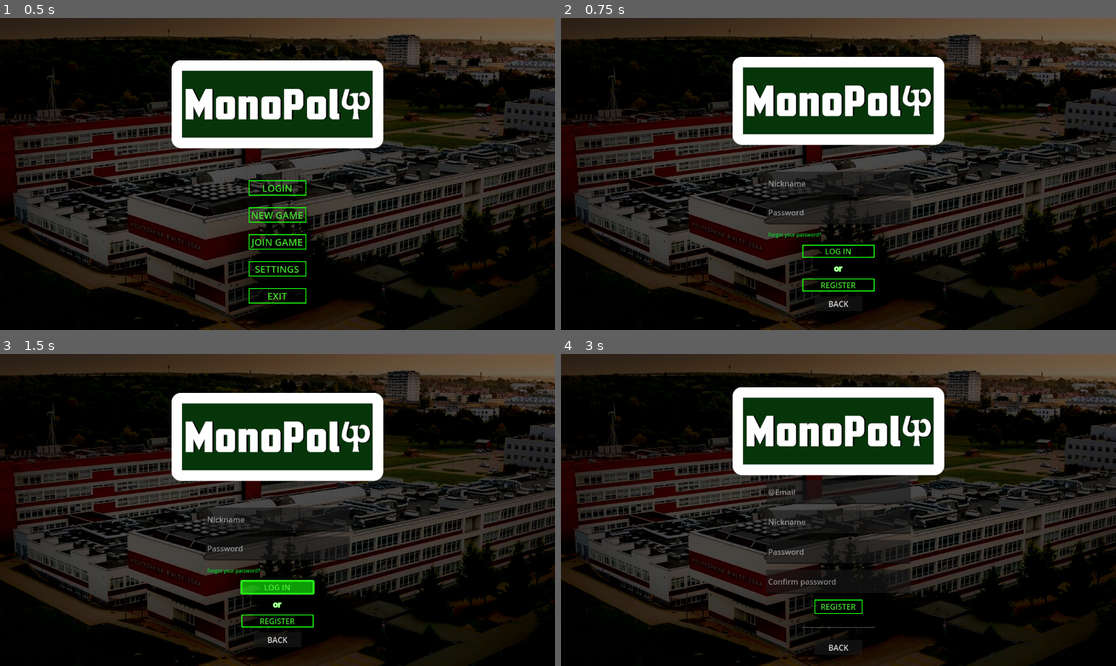
Above: before the commit, frames 1-4 (two rows, left to right).
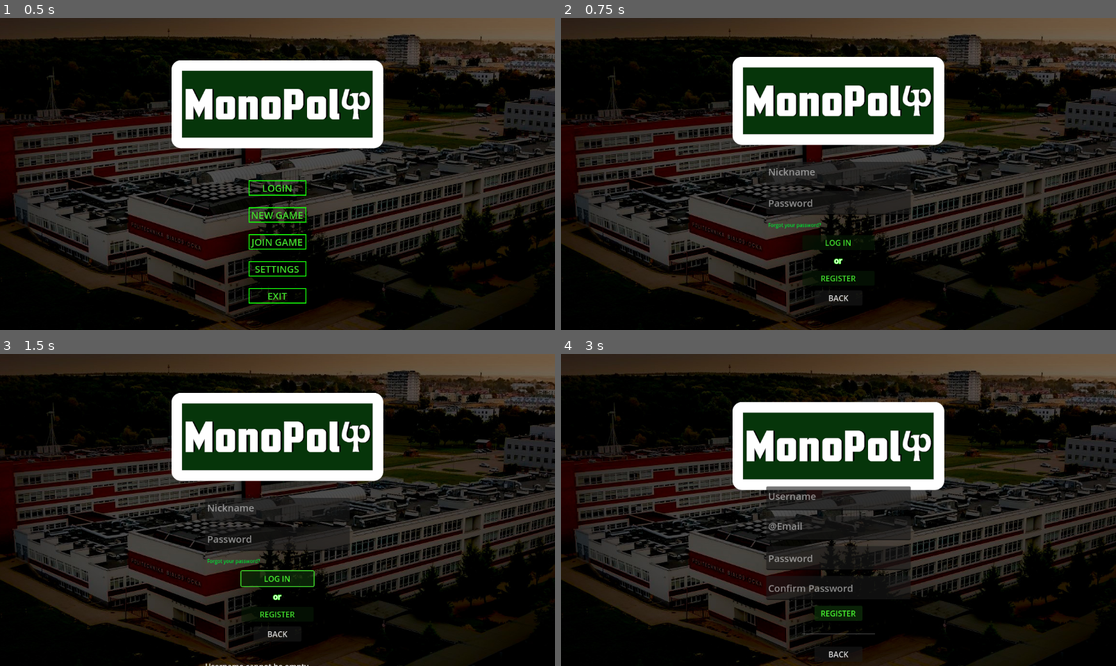
Above: after the commit, the same moments.

Repository: JakubKazimiruk46/Polyboard
Game: Godot game, scene res://scenes/main.menu/main_menu.tscn
The game is run twice, just before and just after one commit, with the same random seed, the same clock (stepped at 60 frames per second) and the same inputs.
Inputs:
- Up to frame 1 (0.5 s): no input
- Up to frame 2 (0.75 s): click "LOGIN" at 0.5 s
- Up to frame 3 (1.5 s): click "LOG IN" at 1.25 s
- Up to frame 4 (3 s): click "Forgot your password?" at 2 s; click "REGISTER" at 2.75 s

Frame 1 is identical in both runs. In frame 2, 1.8% of the frame differs, in the area x 37-63%, y 46-93%; in frame 3, 2.6%; in frame 4, 11%, in the area x 30-70%, y 10-98%.

Commit message:
Final fix
Źle branchowałem wcześniej

Diff:
--- a/polyboard.client/scenes/login/login.gd
+++ b/polyboard.client/scenes/login/login.gd
@@ -1,10 +1,18 @@
-class_name Login
 extends Control
 
+class_name Login
+
+#zmienne z przycisków
 @onready var back_button = $MarginContainer/HBoxContainer/VBoxContainer/back_button as Button
 @onready var register_button = $MarginContainer/HBoxContainer/VBoxContainer/register_button as Button
+@onready var username_input = $MarginContainer/HBoxContainer/VBoxContainer/username_input as TextEdit
+@onready var password_input = $MarginContainer/HBoxContainer/VBoxContainer/password_input as LineEdit
+@onready var login_button = $MarginContainer/HBoxContainer/VBoxContainer/login_button as Button
+@onready var error_label = $MarginContainer/HBoxContainer/VBoxContainer/error_label as Label
 @onready var register_menu = $register as Register
 @onready var margin_container = $MarginContainer as MarginContainer
+
+@onready var http_request = $HTTPRequest
 
 signal exit_login_menu
 
@@ -17,6 +25,51 @@
 	register_menu.set_process(true)
 	register_menu.visible = true
 
+func on_login_pressed() -> void:
+	error_label.text = ""
+
+	var username = username_input.text.strip_edges()
+	var password = password_input.text.strip_edges()
+
+	if username == "":
+		error_label.text = "Username cannot be empty."
+		return
+	if password == "":
+		error_label.text = "Password cannot be empty."
+		return
+
+	var login_data = {
+		"UserName": username,
+		"Password": password
+	}
+
+	var json = JSON.new()
+	var json_data = json.stringify(login_data)
+	#TODO zmienić URL!
+	var url = "http://localhost:5000/login"
+	var headers = ["Content-Type: application/json"]
+	var error = http_request.request("http://localhost:5000/login", headers, HTTPClient.METHOD_POST, json_data)
+
+	if error != OK:
+		error_label.text = "Failed to send request."
+		print("Error sending request: ", error)
+
+func _on_request_completed(result: int, response_code: int, headers: Array, body: Array):
+	var response_text = body
+	var response = JSON.parse_string(response_text)
+
+	if response.error != OK:
+		error_label.text = "Failed to parse response."
+		print("Error parsing response: ", response.error)
+		exit_login_menu.emit()
+		return
+
+	if response_code == 200:
+		print("Login successful: ", response.result)
+		error_label.text = "Login successful!"
+	else:
+		error_label.text = "Login failed: " + response.result["message"]
+
 func on_exit_register_menu() -> void:
 	margin_container.visible = true
 	register_menu.visible = false
@@ -27,5 +80,6 @@
 
 func handle_connecting_signals() -> void:
 	register_button.button_down.connect(on_register_pressed)
+	login_button.button_down.connect(on_login_pressed)
 	back_button.button_down.connect(on_back_button_pressed)
 	register_menu.exit_register_menu.connect(on_exit_register_menu)
--- a/polyboard.client/scenes/login/login.tscn
+++ b/polyboard.client/scenes/login/login.tscn
@@ -1,37 +1,13 @@
-[gd_scene load_steps=10 format=3 uid="uid://oysiwns4yqyq"]
+[gd_scene load_steps=6 format=3 uid="uid://oysiwns4yqyq"]
 
 [ext_resource type="Texture2D" uid="uid://e56daf0rtn6l" path="res://assets/images/background.jpg" id="1_03hre"]
 [ext_resource type="Script" path="res://scenes/login/login.gd" id="1_coxyq"]
 [ext_resource type="Texture2D" uid="uid://dw4jaa57o58m5" path="res://assets/images/logo.png" id="2_dck8g"]
 [ext_resource type="PackedScene" uid="uid://dfrtt3my526sn" path="res://scenes/register/register.tscn" id="4_wang7"]
 
-[sub_resource type="SystemFont" id="SystemFont_evtyp"]
-font_names = PackedStringArray("Impact")
-subpixel_positioning = 0
-
-[sub_resource type="StyleBoxFlat" id="StyleBoxFlat_2rts3"]
-bg_color = Color(0.294118, 1, 0.2, 0.611765)
-border_width_left = 2
-border_width_top = 2
-border_width_right = 2
-border_width_bottom = 2
-border_color = Color(0.294118, 1, 0.2, 1)
-
-[sub_resource type="StyleBoxFlat" id="StyleBoxFlat_rsiqj"]
-bg_color = Color(0.6, 0.6, 0.6, 0)
-border_width_left = 2
-border_width_top = 2
-border_width_right = 2
-border_width_bottom = 2
-border_color = Color(0.294118, 1, 0.2, 1)
-
 [sub_resource type="LabelSettings" id="LabelSettings_a7ssf"]
 outline_size = 5
 outline_color = Color(0.294118, 1, 0.2, 1)
-
-[sub_resource type="SystemFont" id="SystemFont_waesw"]
-font_names = PackedStringArray("Impact")
-subpixel_positioning = 0
 
 [node name="login" type="Control"]
 layout_mode = 3
@@ -100,14 +76,17 @@
 custom_minimum_size = Vector2(0, 300)
 layout_mode = 2
 
-[node name="nickname_input" type="LineEdit" parent="MarginContainer/HBoxContainer/VBoxContainer"]
+[node name="username_input" type="TextEdit" parent="MarginContainer/HBoxContainer/VBoxContainer"]
 custom_minimum_size = Vector2(300, 50)
 layout_mode = 2
+size_flags_horizontal = 4
+theme_override_font_sizes/font_size = 20
 placeholder_text = "Nickname"
 
 [node name="password_input" type="LineEdit" parent="MarginContainer/HBoxContainer/VBoxContainer"]
-custom_minimum_size = Vector2(0, 50)
+custom_minimum_size = Vector2(300, 50)
 layout_mode = 2
+theme_override_font_sizes/font_size = 20
 placeholder_text = "Password"
 secret = true
 
@@ -129,9 +108,6 @@
 layout_mode = 2
 size_flags_horizontal = 4
 mouse_default_cursor_shape = 2
-theme_override_fonts/font = SubResource("SystemFont_evtyp")
-theme_override_styles/hover = SubResource("StyleBoxFlat_2rts3")
-theme_override_styles/normal = SubResource("StyleBoxFlat_rsiqj")
 text = "LOG IN"
 
 [node name="Label" type="Label" parent="MarginContainer/HBoxContainer/VBoxContainer"]
@@ -146,9 +122,6 @@
 layout_mode = 2
 size_flags_horizontal = 4
 mouse_default_cursor_shape = 2
-theme_override_fonts/font = SubResource("SystemFont_waesw")
-theme_override_styles/hover = SubResource("StyleBoxFlat_2rts3")
-theme_override_styles/normal = SubResource("StyleBoxFlat_rsiqj")
 text = "REGISTER"
 
 [node name="back_button" type="Button" parent="MarginContainer/HBoxContainer/VBoxContainer"]
@@ -161,6 +134,13 @@
 custom_minimum_size = Vector2(0, 20)
 layout_mode = 2
 
+[node name="error_label" type="Label" parent="MarginContainer/HBoxContainer/VBoxContainer"]
+layout_mode = 2
+
 [node name="register" parent="." instance=ExtResource("4_wang7")]
 visible = false
 layout_mode = 1
+
+[node name="HTTPRequest" type="HTTPRequest" parent="register"]
+
+[node name="HTTPRequest" type="HTTPRequest" parent="."]
--- a/polyboard.client/scenes/register/register.gd
+++ b/polyboard.client/scenes/register/register.gd
@@ -1,15 +1,86 @@
 class_name Register
 extends Control
 
+#zmienne z przycisków
 @onready var back_button = $MarginContainer/HBoxContainer/VBoxContainer/back_button as Button
+@onready var username_input = $MarginContainer/HBoxContainer/VBoxContainer/username_input as TextEdit
+@onready var email_input = $MarginContainer/HBoxContainer/VBoxContainer/email_input as TextEdit
+@onready var password_input = $MarginContainer/HBoxContainer/VBoxContainer/password_input as LineEdit
+@onready var confirm_password_input = $MarginContainer/HBoxContainer/VBoxContainer/confirm_password_input as LineEdit
 @onready var register_button = $MarginContainer/HBoxContainer/VBoxContainer/register_button as Button
+@onready var error_label = $MarginContainer/HBoxContainer/VBoxContainer/error_label as Label
+#Kontaktowanie sie z serwerem
+@onready var http_request = $HTTPRequest
+
 
 signal exit_register_menu
 
 func _ready():
 	back_button.button_down.connect(on_back_button_pressed)
+	register_button.button_down.connect(on_register_button_pressed)
+	http_request.connect("request_completed", _on_request_completed, 1)
 	set_process(false)
+
 
 func on_back_button_pressed() -> void:
 	exit_register_menu.emit()
 	set_process(false)
+
+func on_register_button_pressed() -> void:
+	#Zmienne z pól. strip_edges usuwa białe znaki z końca
+	var username = username_input.text.strip_edges()
+	var email = email_input.text.strip_edges()
+	var password = password_input.text.strip_edges()
+	var confirm_password = confirm_password_input.text.strip_edges()
+
+	error_label.text = ""
+	#Errory
+	if username == "":
+		error_label.text = "Username cannot be empty."
+		return
+
+	if email == "":
+		error_label.text = "Email cannot be empty."
+		return
+
+	if password == "":
+		error_label.text = "Password cannot be empty."
+		return
+
+	if password != confirm_password:
+		error_label.text = "Passwords do not match."
+		return
+
+	var registatrion_data = {
+		"UserName": username,
+		"Email": email,
+		"Password": password
+		}
+	var json = JSON.new()
+	var json_data = json.stringify(registatrion_data)
+	#TODO URL DO ZMIANY!
+	var url = "http://localhost:5000/register"
+
+	var headers = ["Content-Type: application/json"]
+	var error = http_request.request(url, headers, HTTPClient.METHOD_POST, json_data)
+
+	if error != OK:
+		error_label.text = "Failed to send request."
+		print("Error sending request: ", error)
+func _on_request_completed(result: int, response_code: int, headers: Array, body: PackedByteArray):
+	var response_text = body.get_string_from_utf8()
+	var json = JSON.new()
+	print("Raw response text: ", response_text)
+	var response = json.parse_string(response_text)
+
+	if response != OK:
+		error_label.text = "Failed to parse response."
+		print("Error parsing response: ", response)
+		return
+
+	if response_code == 200:
+		print("Registration successful: ", response.result)
+		error_label.text = "Registration successful!"
+		exit_register_menu.emit()
+	else:
+		error_label.text = "Registration failed: " + response.result["message"]
--- a/polyboard.client/scenes/register/register.tscn
+++ b/polyboard.client/scenes/register/register.tscn
@@ -1,30 +1,10 @@
-[gd_scene load_steps=7 format=3 uid="uid://dfrtt3my526sn"]
+[gd_scene load_steps=4 format=3 uid="uid://dfrtt3my526sn"]
 
 [ext_resource type="Script" path="res://scenes/register/register.gd" id="1_5xa4g"]
 [ext_resource type="Texture2D" uid="uid://e56daf0rtn6l" path="res://assets/images/background.jpg" id="1_sn7k2"]
 [ext_resource type="Texture2D" uid="uid://dw4jaa57o58m5" path="res://assets/images/logo.png" id="2_2qdbv"]
 
-[sub_resource type="SystemFont" id="SystemFont_okde2"]
-font_names = PackedStringArray("Impact")
-subpixel_positioning = 0
-
-[sub_resource type="StyleBoxFlat" id="StyleBoxFlat_mded7"]
-bg_color = Color(0.294118, 1, 0.2, 0.611765)
-border_width_left = 2
-border_width_top = 2
-border_width_right = 2
-border_width_bottom = 2
-border_color = Color(0.294118, 1, 0.2, 1)
-
-[sub_resource type="StyleBoxFlat" id="StyleBoxFlat_k01fl"]
-bg_color = Color(0.6, 0.6, 0.6, 0)
-border_width_left = 2
-border_width_top = 2
-border_width_right = 2
-border_width_bottom = 2
-border_color = Color(0.294118, 1, 0.2, 1)
-
-[node name="register" type="Control"]
+[node name="Control" type="Control"]
 layout_mode = 3
 anchors_preset = 15
 anchor_right = 1.0
@@ -52,7 +32,7 @@
 theme_override_constants/margin_left = 12
 theme_override_constants/margin_top = 100
 theme_override_constants/margin_right = 12
-theme_override_constants/margin_bottom = 24
+theme_override_constants/margin_bottom = 12
 
 [node name="VBoxContainer" type="VBoxContainer" parent="MarginContainer"]
 layout_mode = 2
@@ -66,7 +46,7 @@
 texture = ExtResource("2_2qdbv")
 
 [node name="Separator" type="Control" parent="MarginContainer/VBoxContainer"]
-custom_minimum_size = Vector2(0, 400)
+custom_minimum_size = Vector2(0, 350)
 layout_mode = 2
 
 [node name="HBoxContainer" type="HBoxContainer" parent="MarginContainer"]
@@ -79,40 +59,41 @@
 alignment = 1
 
 [node name="Separator" type="Control" parent="MarginContainer/HBoxContainer/VBoxContainer"]
-custom_minimum_size = Vector2(0, 150)
+custom_minimum_size = Vector2(0, 200)
 layout_mode = 2
 
-[node name="email_input" type="LineEdit" parent="MarginContainer/HBoxContainer/VBoxContainer"]
+[node name="username_input" type="TextEdit" parent="MarginContainer/HBoxContainer/VBoxContainer"]
 custom_minimum_size = Vector2(300, 50)
 layout_mode = 2
+theme_override_font_sizes/font_size = 20
+placeholder_text = "Username"
+
+[node name="email_input" type="TextEdit" parent="MarginContainer/HBoxContainer/VBoxContainer"]
+custom_minimum_size = Vector2(300, 50)
+layout_mode = 2
+theme_override_font_sizes/font_size = 20
 placeholder_text = "@Email"
 
-[node name="nickname_input" type="LineEdit" parent="MarginContainer/HBoxContainer/VBoxContainer"]
+[node name="password_input" type="LineEdit" parent="MarginContainer/HBoxContainer/VBoxContainer"]
 custom_minimum_size = Vector2(300, 50)
 layout_mode = 2
-placeholder_text = "Nickname"
-
-[node name="password_input" type="LineEdit" parent="MarginContainer/HBoxContainer/VBoxContainer"]
-custom_minimum_size = Vector2(0, 50)
-layout_mode = 2
+theme_override_font_sizes/font_size = 20
 placeholder_text = "Password"
 secret = true
 
-[node name="confirm_password_input2" type="LineEdit" parent="MarginContainer/HBoxContainer/VBoxContainer"]
-custom_minimum_size = Vector2(0, 50)
+[node name="confirm_password_input" type="LineEdit" parent="MarginContainer/HBoxContainer/VBoxContainer"]
+custom_minimum_size = Vector2(300, 50)
 layout_mode = 2
-placeholder_text = "Confirm password"
+theme_override_font_sizes/font_size = 20
+placeholder_text = "Confirm Password"
 secret = true
 
 [node name="register_button" type="Button" parent="MarginContainer/HBoxContainer/VBoxContainer"]
 modulate = Color(0.294118, 1, 0.2, 1)
-custom_minimum_size = Vector2(100, 30)
+custom_minimum_size = Vector2(100, 0)
 layout_mode = 2
 size_flags_horizontal = 4
 mouse_default_cursor_shape = 2
-theme_override_fonts/font = SubResource("SystemFont_okde2")
-theme_override_styles/hover = SubResource("StyleBoxFlat_mded7")
-theme_override_styles/normal = SubResource("StyleBoxFlat_k01fl")
 text = "REGISTER"
 
 [node name="HSeparator" type="HSeparator" parent="MarginContainer/HBoxContainer/VBoxContainer"]
@@ -121,8 +102,13 @@
 size_flags_horizontal = 4
 
 [node name="back_button" type="Button" parent="MarginContainer/HBoxContainer/VBoxContainer"]
-custom_minimum_size = Vector2(100, 30)
+custom_minimum_size = Vector2(100, 0)
 layout_mode = 2
 size_flags_horizontal = 4
 mouse_default_cursor_shape = 2
 text = "BACK"
+
+[node name="error_label" type="Label" parent="MarginContainer/HBoxContainer/VBoxContainer"]
+layout_mode = 2
+
+[node name="HTTPRequest" type="HTTPRequest" parent="MarginContainer/HBoxContainer/VBoxContainer"]
